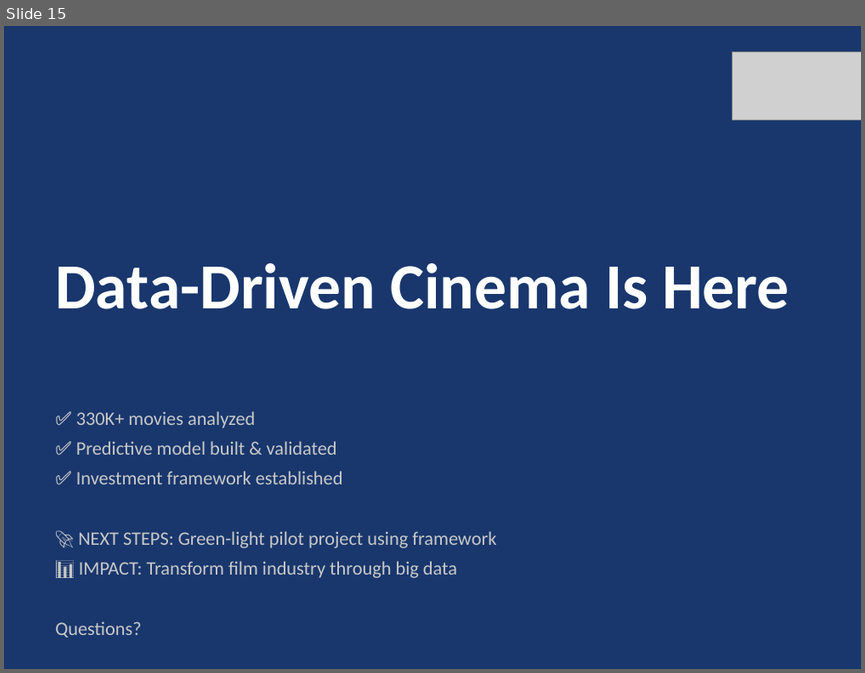
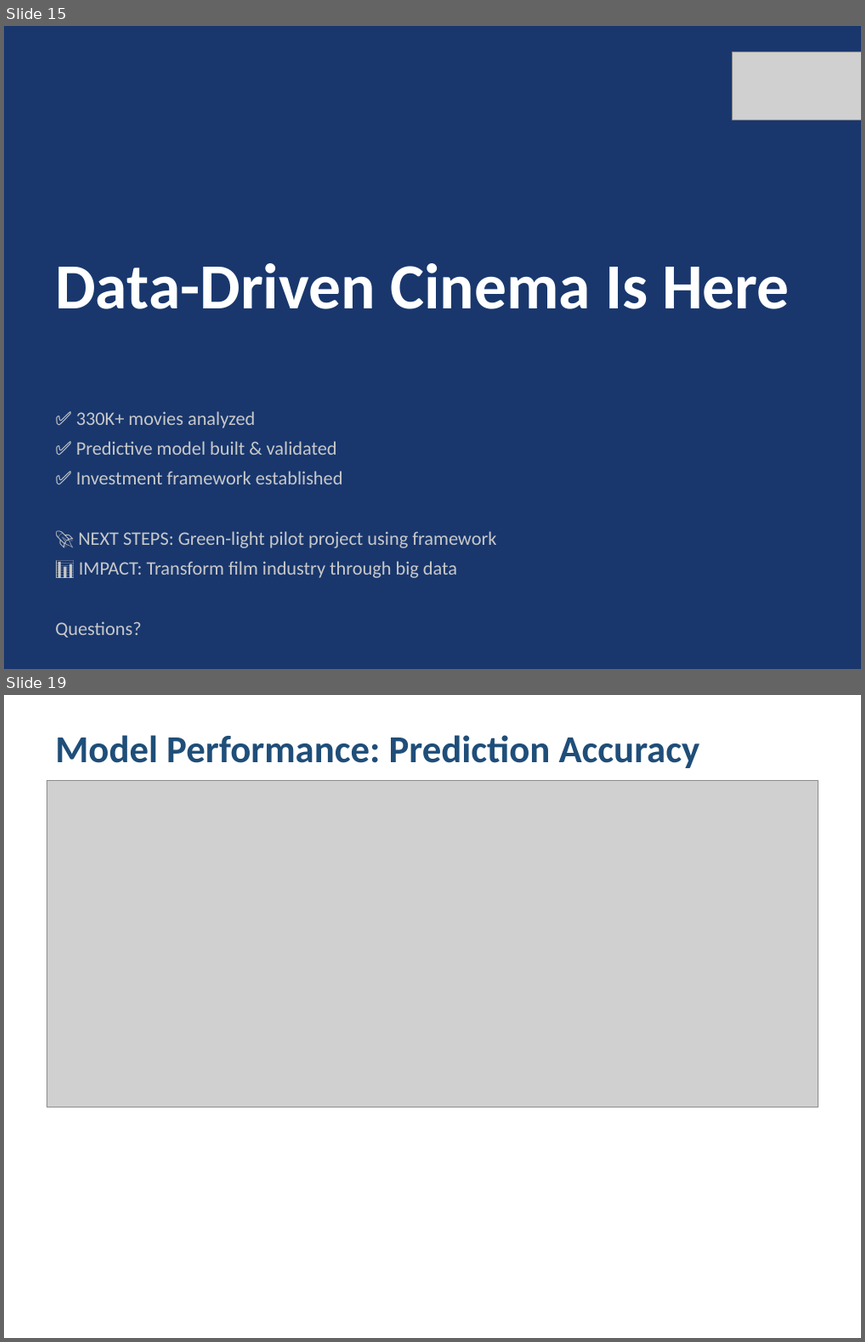
Before and after one commit to horacefonseca/bigdata_imdb_businesscase, a slide deck: presentation/IMDb_Business_Case_Presentation.pptx. Shown one above the other, each under a label of ours: slide 15 before the commit, slides 15 and 19 after it; the slides between them are not shown. The pictures are 865x673 and 865x1342 pixels, drawn with LibreOffice and Linux fonts; fonts in the diff are those of the drawing; grey boxes stand for pictures. Boxes give left, top, right and bottom in pixels: in the first picture for what was removed or moved away, otherwise in the second. Text is boxed around its words. In the diff, an @@ line names an element or a change of style, - is before the commit and + after.

```diff
--- a/presentation/IMDb_Business_Case_Presentation.pptx
+++ b/presentation/IMDb_Business_Case_Presentation.pptx
@@ slide 19 added at [4, 695, 861, 1338], background #FFFFFF @@
@@ text added at [55, 735, 700, 781], 32 pt, text #1F4E79, bold @@
+Model Performance: Prediction Accuracy Improvements
@@ picture added at [46, 781, 818, 1107] @@
```
Also in this commit, not shown: 19 other slides added, 38 other files.
